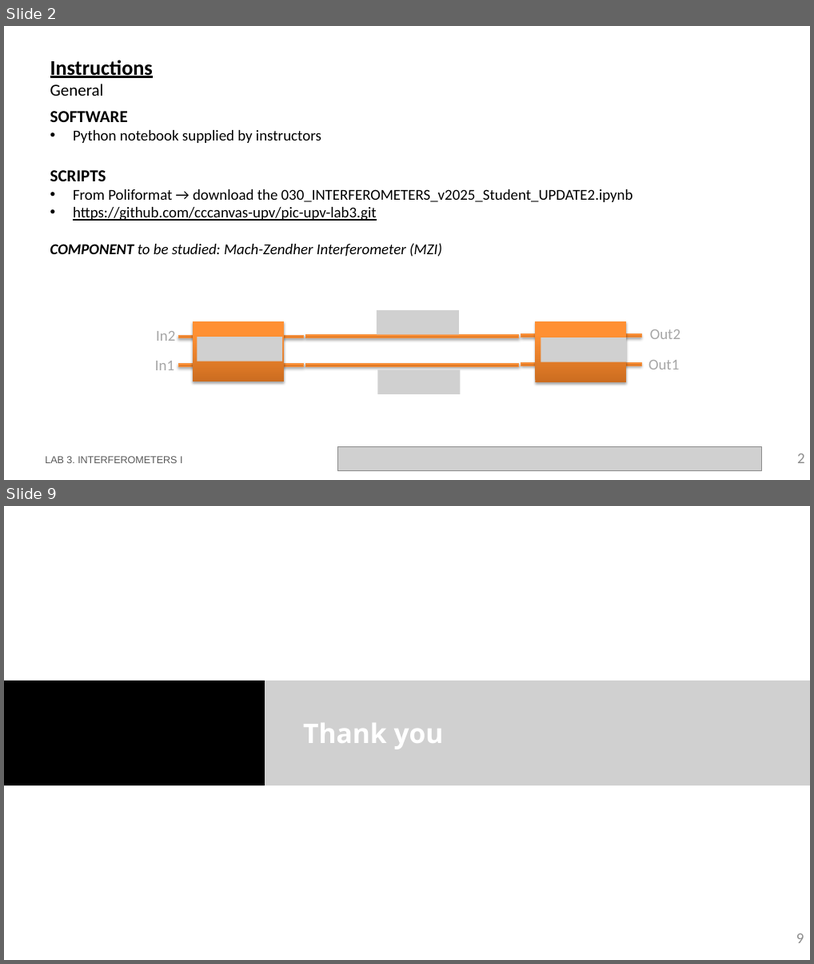
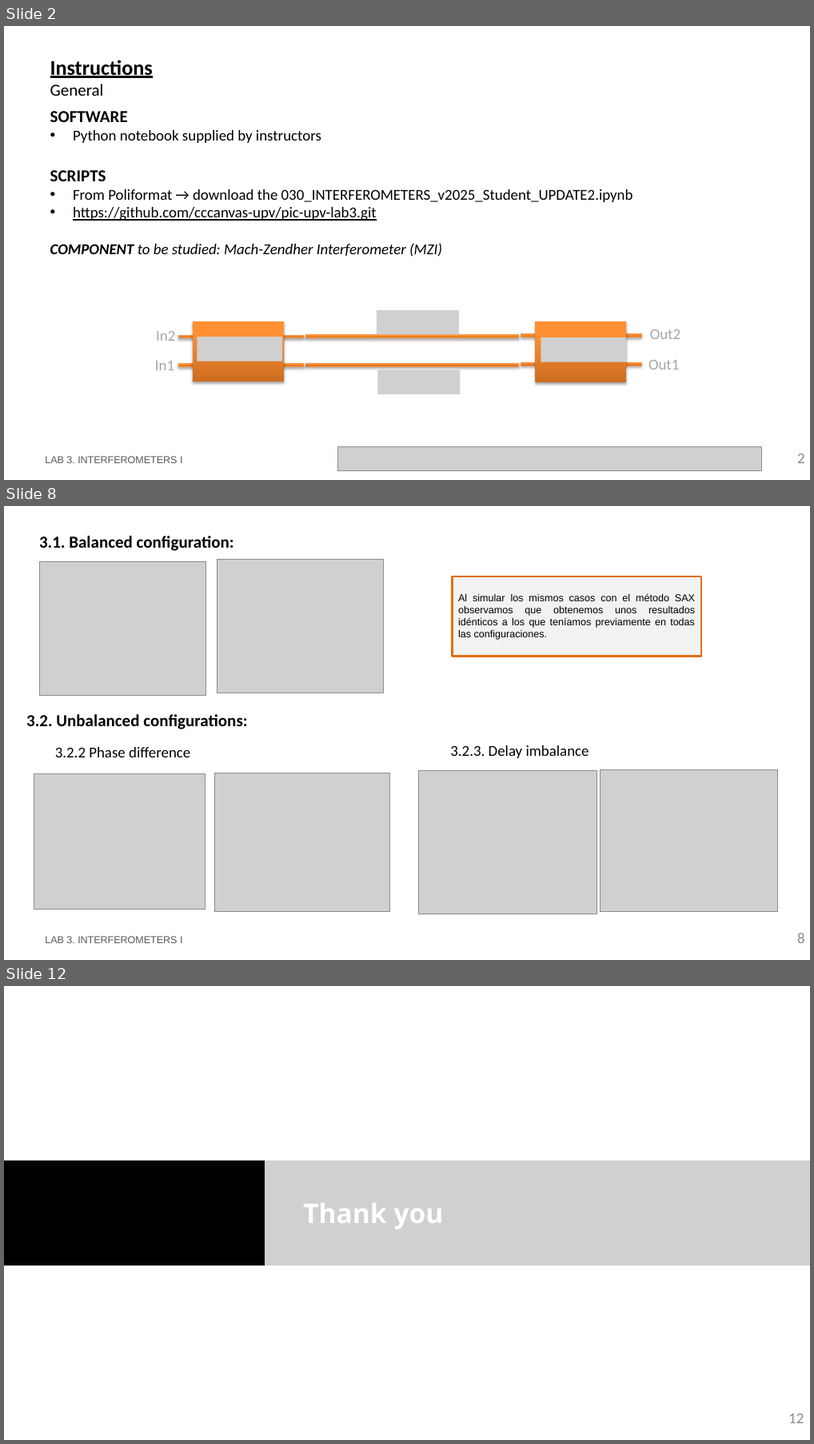
Before and after one commit to nmargar4/pic-upv-lab3-new, a slide deck: LabBook_3.pptx. Shown one above the other, each under a label of ours: slides 2 and 9 before the commit, slides 2, 8 and 12 after it; the slides between them are not shown. The pictures are 814x964 and 814x1444 pixels, drawn with LibreOffice and Linux fonts; fonts in the diff are those of the drawing; grey boxes stand for pictures; background and template pictures are left out. Boxes give left, top, right and bottom in pixels: in the first picture for what was removed or moved away, otherwise in the second. Text is boxed around its words. In the diff, an @@ line names an element or a change of style, - is before the commit and + after.

```diff
--- a/LabBook_3.pptx
+++ b/LabBook_3.pptx
@@ slide 8 added at (x1=4, y1=506, x2=810, y2=960), background #FFFFFF @@
@@ text added at (x1=39, y1=536, x2=234, y2=551), 20 pt, text #000000, bold @@
+3.1. Balanced configuration:
@@ picture added at (x1=39, y1=562, x2=206, y2=696) @@
@@ picture added at (x1=218, y1=560, x2=384, y2=693) @@
@@ rectangle added at (x1=453, y1=576, x2=702, y2=656), fill #F2F2F2, outline #E0700D 2.25 pt, 12 pt, text #000000 @@
+Al simular los mismos casos con el método SAX observamos que obtenemos unos resultados idénticos a los que teníamos previamente en todas las configuraciones.
@@ title added at (x1=26, y1=714, x2=247, y2=729), 20 pt, text #000000, bold @@
+3.2. Unbalanced configurations:
@@ text added at (x1=450, y1=745, x2=590, y2=758), 18 pt, text #000000 @@
+3.2.3. Delay imbalance
@@ text added at (x1=55, y1=747, x2=190, y2=757), 18 pt, text #000000 @@
+3.2.2 Phase difference
@@ picture added at (x1=34, y1=773, x2=205, y2=909) @@
@@ picture added at (x1=214, y1=772, x2=390, y2=912) @@
@@ picture added at (x1=418, y1=770, x2=597, y2=914) @@
@@ picture added at (x1=601, y1=770, x2=778, y2=912) @@
@@ text added at (x1=45, y1=936, x2=182, y2=943), 12 pt, text #585858 @@
+LAB 3. INTERFEROMETERS I
@@ page number added at (x1=798, y1=932, x2=806, y2=943), 18 pt, text #8C8C8C @@
+8
@@ what was slide 9 is now slide 12 @@
@@ page number at (x1=789, y1=1413, x2=804, y2=1423): text changed @@
-9
+12
```
Also in this commit, not shown: 5 slides changed, 4 other slides added, 2 slides removed, 1 other file.
